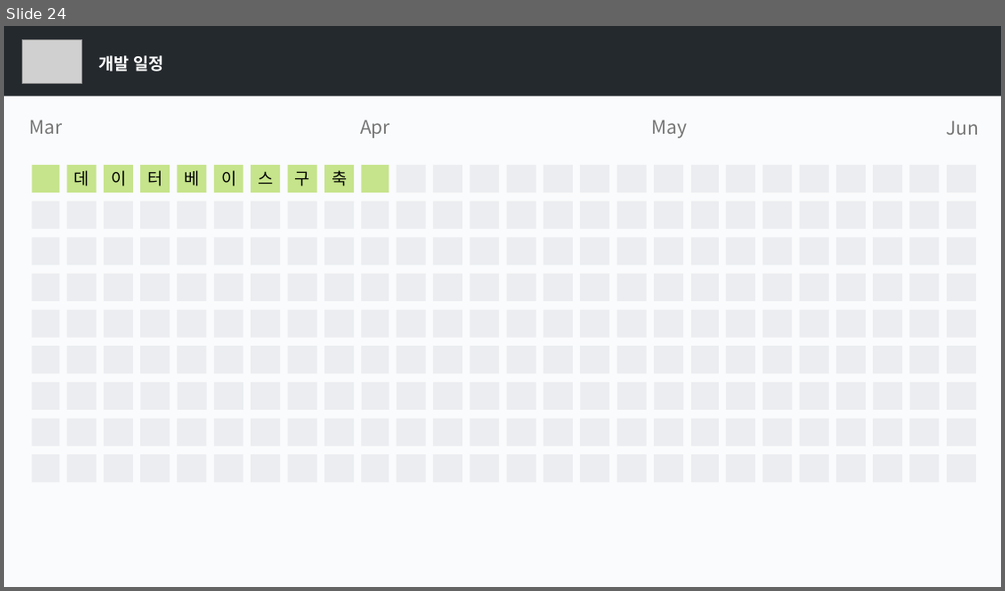
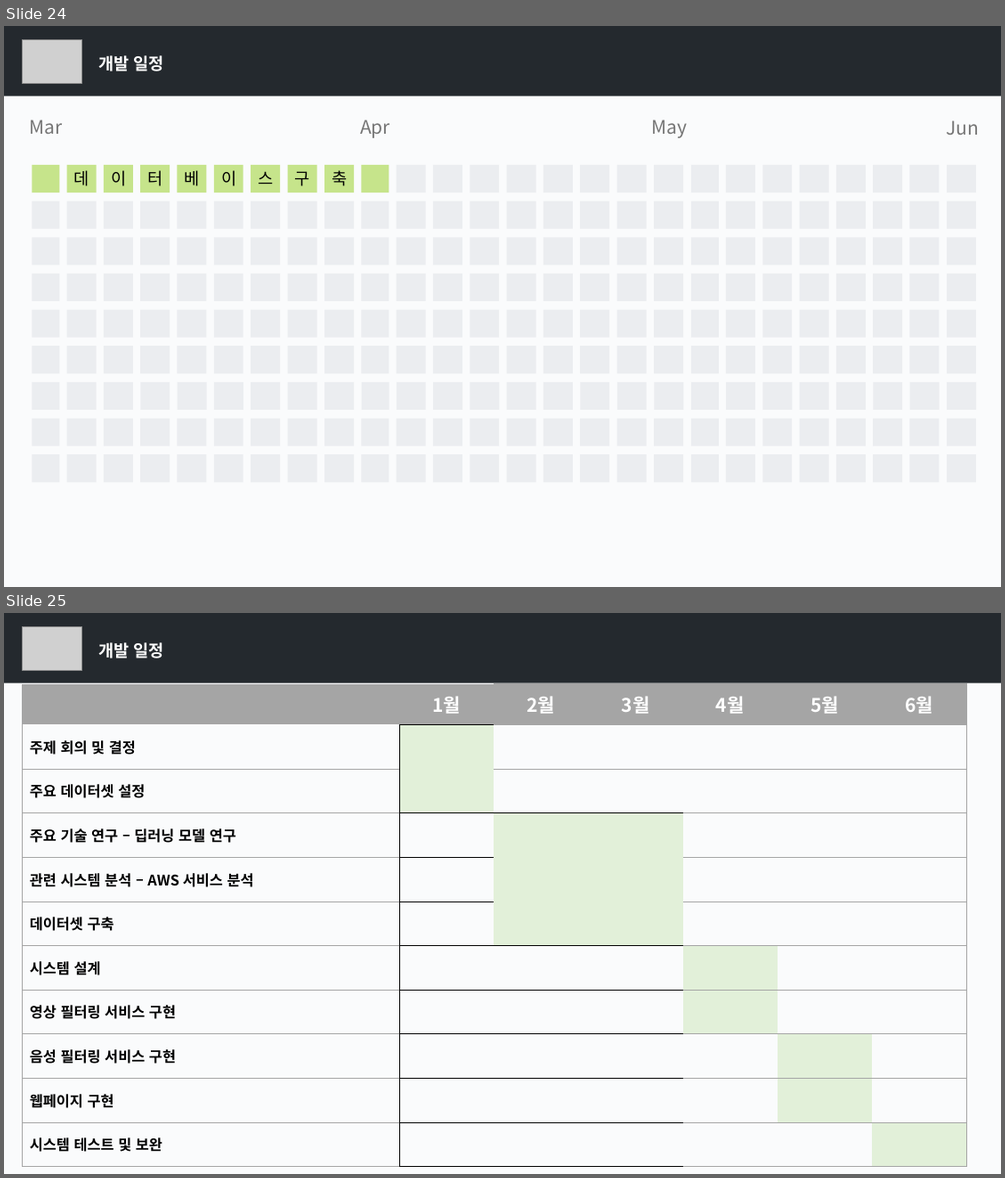
Before and after one commit to kookmin-sw/capstone-2020-4, a slide deck: doc/2020-4조_발표PPT.pptx. Shown one above the other, each under a label of ours: slide 24 before the commit, slides 24 and 25 after it. The pictures are 1005x591 and 1005x1178 pixels, drawn with LibreOffice and Linux fonts; fonts in the diff are those of the drawing; grey boxes stand for pictures. Boxes give left, top, right and bottom in pixels: in the first picture for what was removed or moved away, otherwise in the second. Text is boxed around its words. In the diff, an @@ line names an element or a change of style, - is before the commit and + after.

```diff
--- a/doc/2020-4조_발표PPT.pptx
+++ b/doc/2020-4조_발표PPT.pptx
@@ slide 25 added at bbox=[4, 613, 1001, 1174], background #FAFBFC @@
@@ rectangle added at bbox=[4, 613, 1001, 682], fill #24292E @@
@@ picture added at bbox=[22, 626, 81, 670] @@
@@ text added at bbox=[98, 642, 164, 658], 16 pt, text #FFFFFF, bold @@
+개발 일정
@@ table added at bbox=[22, 684, 964, 1167], 11 rows, 7 columns @@
+ | 1월 | 2월 | 3월 | 4월 | 5월 | 6월
+주제 회의 및 결정 |  |  |  |  |  | 
+주요 데이터셋 설정 |  |  |  |  |  | 
+주요 기술 연구 – 딥러닝 모델 연구 |  |  |  |  |  | 
+관련 시스템 분석 – AWS 서비스 분석 |  |  |  |  |  | 
+데이터셋 구축 |  |  |  |  |  | 
+시스템 설계 |  |  |  |  |  | 
+영상 필터링 서비스 구현 |  |  |  |  |  | 
+음성 필터링 서비스 구현 |  |  |  |  |  | 
+웹페이지 구현 |  |  |  |  |  | 
+시스템 테스트 및 보완 |  |  |  |  |  | 
```
